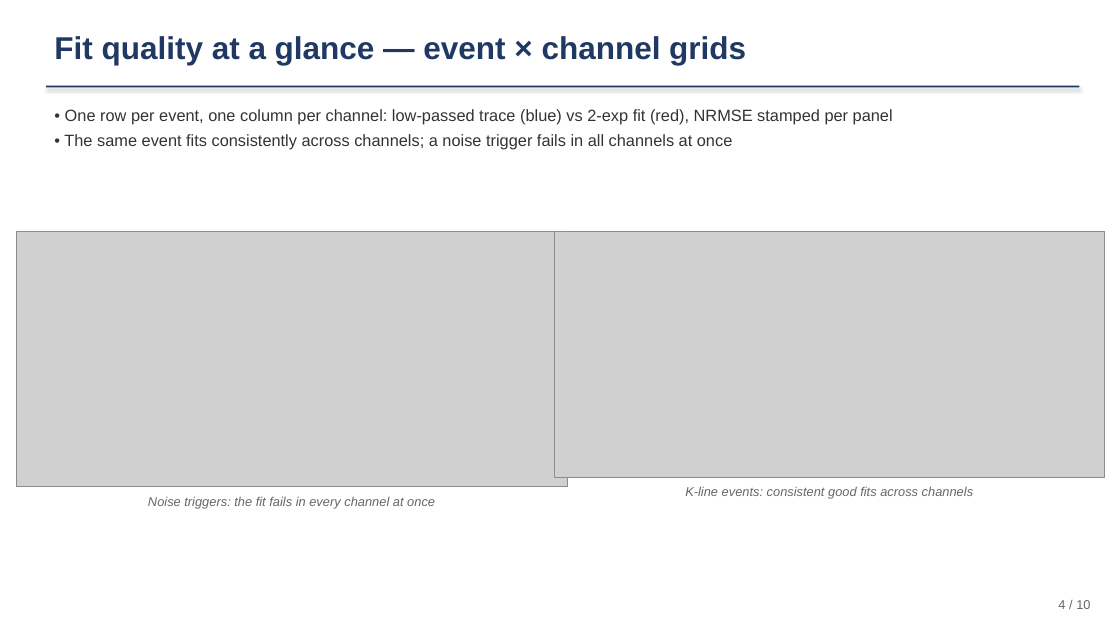
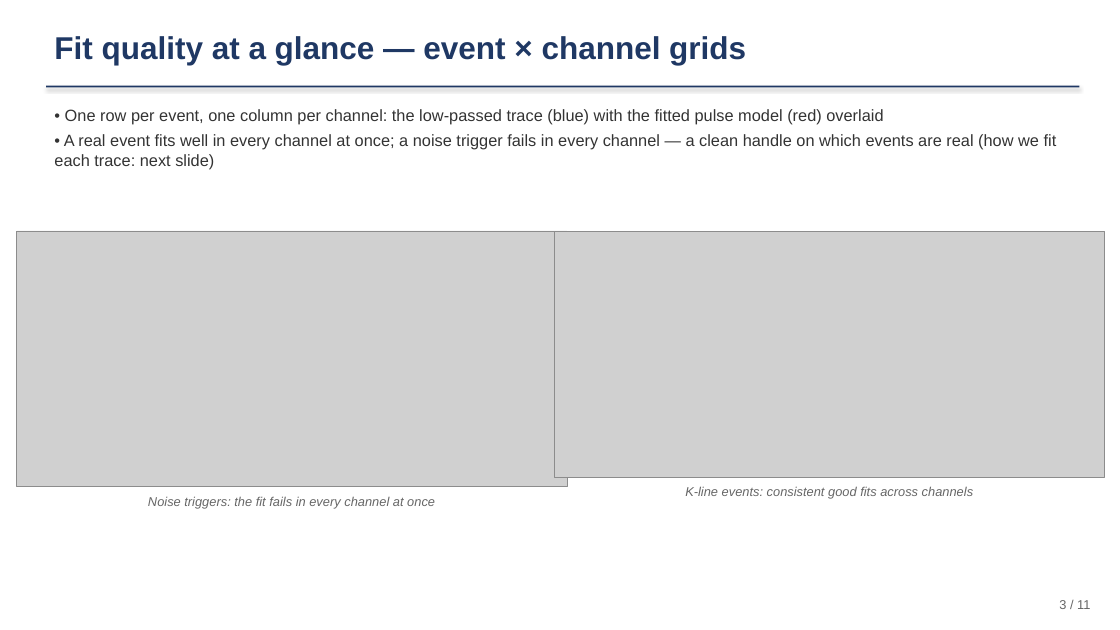
Before and after one commit to ZhihengLi0/urop, a slide deck: slide 3 of snolab/presentation/SNOLAB_R4_pulse_templates_20260715.pptx (slide 4 before the commit). Drawn at 1120x630 pixels with LibreOffice and Linux fonts; fonts in the diff are those of the drawing; grey boxes stand for pictures. Boxes give left, top, right and bottom in pixels: in the first picture for what was removed or moved away, otherwise in the second. Text is boxed around its words. In the diff, an @@ line names an element or a change of style, - is before the commit and + after.

```diff
--- a/snolab/presentation/SNOLAB_R4_pulse_templates_20260715.pptx
+++ b/snolab/presentation/SNOLAB_R4_pulse_templates_20260715.pptx
@@ text at (54,109,1057,169): text changed @@
-• One row per event, one column per channel: low-passed trace (blue) vs 2-exp fit (red), NRMSE stamped per panel
-• The same event fits consistently across channels; a noise trigger fails in all channels at once
+• One row per event, one column per channel: the low-passed trace (blue) with the fitted pulse model (red) overlaid
+• A real event fits well in every channel at once; a noise trigger fails in every channel — a clean handle on which events are real (how we fit each trace: next slide)
@@ text at (1059,600,1090,609): text changed @@
-4 / 10
+3 / 11
```
Also in this commit, not shown: 8 other slides changed, 1 slide added, 7 other files.
